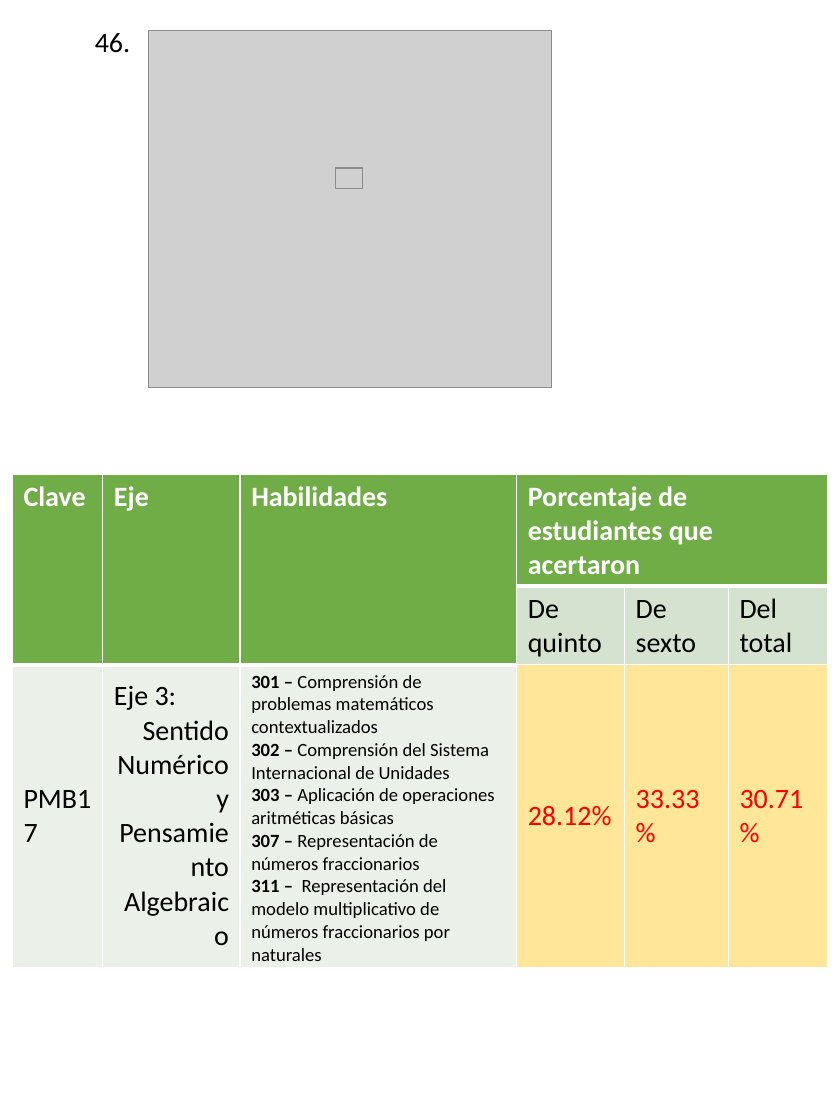
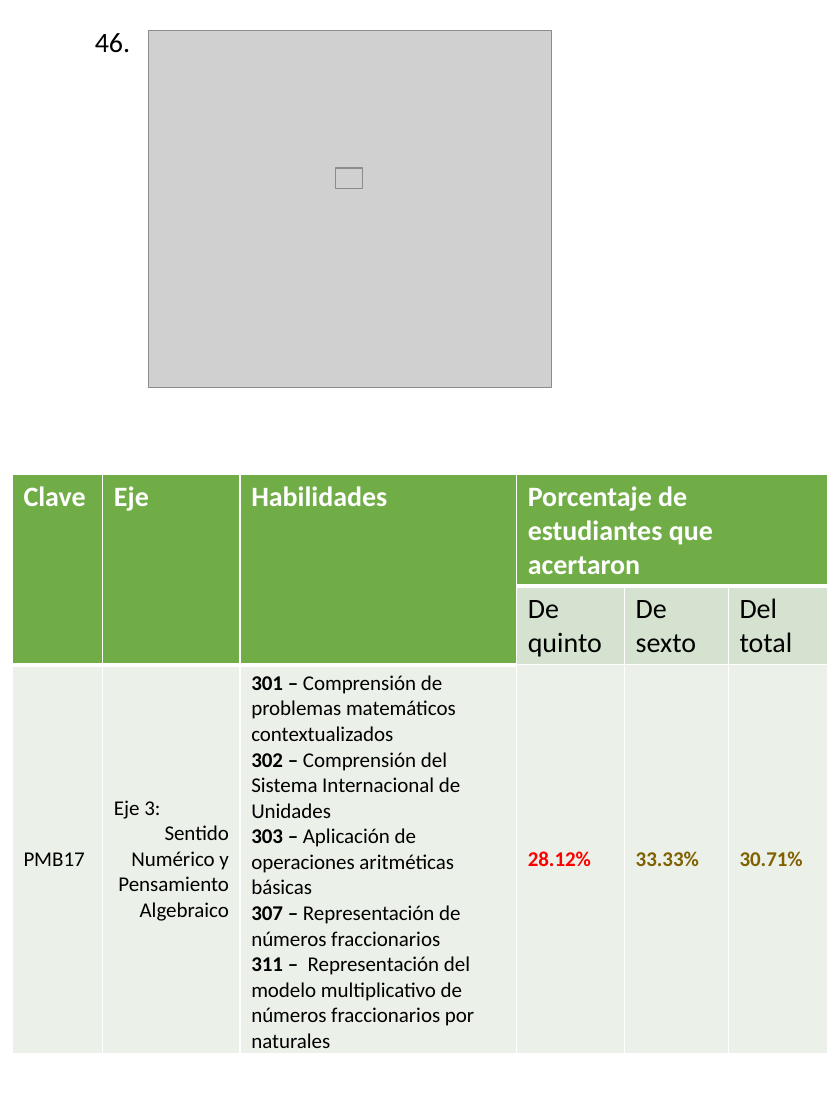
Before and after one commit to Adrifelcha/afchavez-019, a slide deck: slide 51 of Lancaster/Reporte_02_Q-Preliminar/Info_per_Item.pptx. Drawn at 840x1120 pixels with LibreOffice and Linux fonts; fonts in the diff are those of the drawing; grey boxes stand for pictures. Boxes give left, top, right and bottom in pixels: in the first picture for what was removed or moved away, otherwise in the second. Text is boxed around its words. In the diff, an @@ line names an element or a change of style, - is before the commit and + after.

```diff
--- a/Lancaster/Reporte_02_Q-Preliminar/Info_per_Item.pptx
+++ b/Lancaster/Reporte_02_Q-Preliminar/Info_per_Item.pptx
@@ table at <box>12,474,829,1052</box> @@
@@ fill #FFE699 to #EBF1E9 in 3 cells @@
@@ size 18 to 13.5 pt in "PMB17", "Eje 3:", "Sentido Numérico y Pensamiento Algebraico", "28.12%" and 2 more places @@
@@ size 12 to 13.5 pt in "301 – Comprensión de problemas matemáticos contextualizados", "302 – Comprensión del Sistema Internacional de ...", "303 – Aplicación de operaciones aritméticas básicas", "307 – Representación de números fraccionarios" and 1 more places @@
@@ bold on in "28.12%", "33.33%", "30.71%" @@
@@ text colour #FF0000 to #806000 in "33.33%", "30.71%" @@
```
Also in this commit, not shown: 49 other slides changed, 1 other file.
